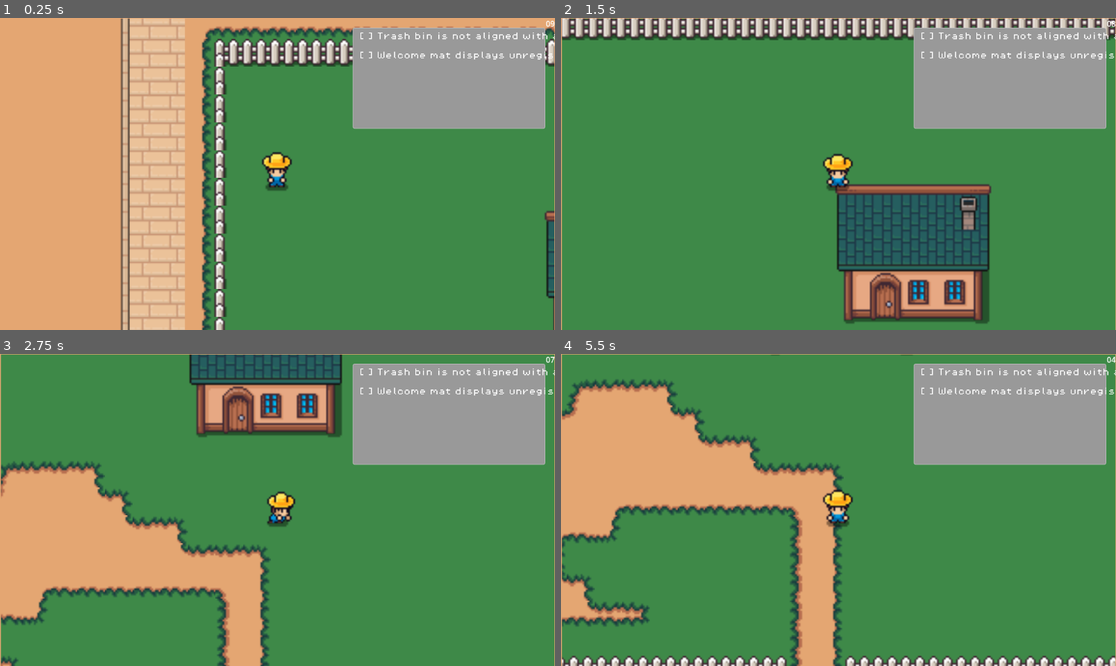
Above: before the commit, frames 1-4 (two rows, left to right).
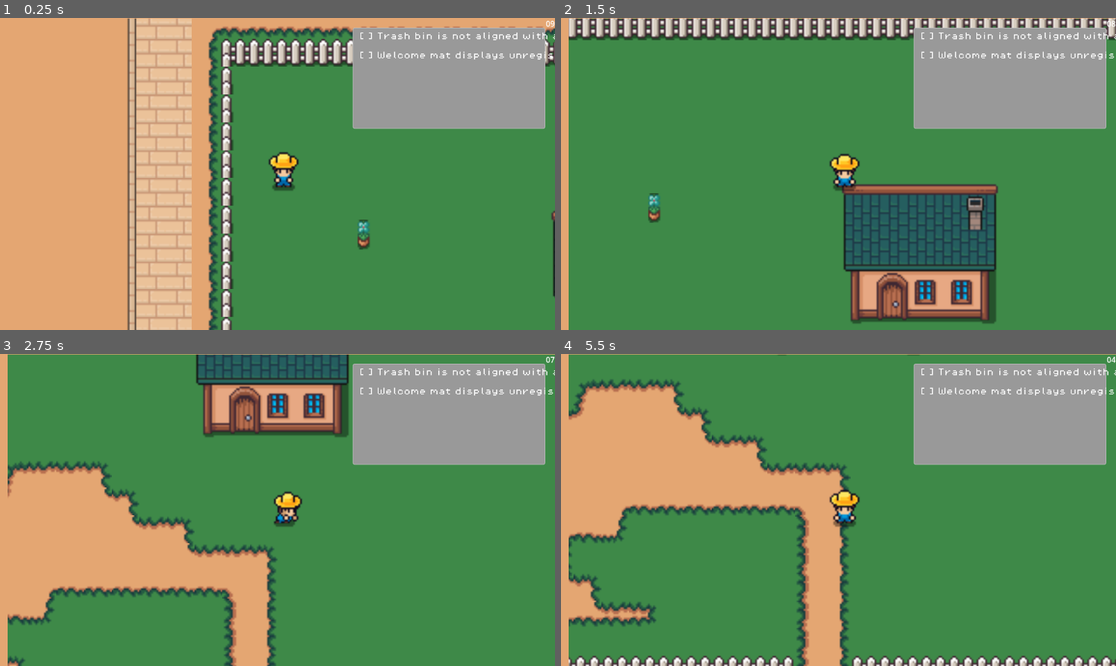
Above: after the commit, the same moments.

Repository: rae-ralston/cosmic-horror-hoa
Game: Godot game, scene res://scenes/game.tscn
The game is run twice, just before and just after one commit, with the same random seed, the same clock (stepped at 60 frames per second) and the same inputs.
Inputs:
- Up to frame 1 (0.25 s): no input
- Up to frame 2 (1.5 s): tap Enter (ui_accept) at 0.5, 0.77, 0.8, 1.07, 1.35 s; hold Right (ui_right) 0.53-1.28 s; hold E (interact, bound only after the commit) 0.53-1.28 s; hold Down (ui_down) from 1.28 s (still down)
- Up to frame 3 (2.75 s): tap Enter (ui_accept) at 1.52, 1.82, 2.3 s; tap E (interact, bound only after the commit) at 1.55 s; release Down (ui_down) at 2.03 s; hold Right (ui_right) from 2.03 s (still down); hold Shift (crawl) from 2.03 s (still down)
- Up to frame 4 (5.5 s): release Right (ui_right) at 2.78 s; release Shift (crawl) at 2.78 s; hold Up (ui_up) 2.78-3.53 s; tap D (dig) at 2.85 s; tap Enter (ui_accept) at 3.02, 3.32, 3.77, 3.8, 4.07, 4.52, 4.82, 5.3 s; tap E (interact, bound only after the commit) at 3.05, 4.55 s; hold Left (ui_left) 3.53-5.03 s; tap P (plow) at 3.6 s; tap W (water) at 4.35 s; hold Down (ui_down) from 5.03 s (still down); hold E (interact, bound only after the commit) from 5.03 s (still down)

The runs differ from the first frame. In frame 1, 12% of the frame differs, in the area x 21-100%, y 0-100%; in frame 2, 12%; in frame 3, 8.6%; in frame 4, 10%.

Commit message:
Rae/add basic inventory (#39)
* feat: basic inventory and picking up items

* clean up

Diff:
--- /dev/null
+++ b/data/items_by_id.gd
@@ -0,0 +1,23 @@
+extends Node
+class_name Items
+
+const ITEMS_BY_ID := {
+	"flower_pot": {
+		"id": "flower_pot",
+		"display_name": "Flower Pot",
+		"pickupable": true,
+		"size_class": "small"
+	},
+	"yard_flamingo": {
+		"id": "yard_flamingo",
+		"display_name": "Yard Flamingo",
+		"pickupable": true,
+		"size_class": "medium"
+	},
+	"welcome_mat": {
+		"id": "welcome_mat",
+		"display_name": "Welcome Mat",
+		"pickupable": true,
+		"size_class": "flat"
+	}
+}
--- a/project.godot
+++ b/project.godot
@@ -19,6 +19,7 @@
 
 CitationsManager="*res://scripts/citations_manager.gd"
 PhaseManager="*res://scripts/phase_manager.gd"
+ItemRegistry="*res://scripts/item_registry.gd"
 
 [input]
 
@@ -43,6 +44,16 @@
 "events": [Object(InputEventKey,"resource_local_to_scene":false,"resource_name":"","device":-1,"window_id":0,"alt_press …(192 unchanged characters)…
 ]
 }
+"Pick up item"={
+"deadzone": 0.2,
+"events": [Object(InputEventKey,"resource_local_to_scene":false,"resource_name":"","device":-1,"window_id":0,"alt_pressed":false,"shift_pressed":false,"ctrl_pressed":false,"meta_pressed":false,"pressed":false,"keycode":0,"physical_keycode":69,"key_label":0,"unicode":101,"location":0,"echo":false,"script":null)
+]
+}
+interact={
+"deadzone": 0.2,
+"events": [Object(InputEventKey,"resource_local_to_scene":false,"resource_name":"","device":-1,"window_id":0,"alt_pressed":false,"shift_pressed":false,"ctrl_pressed":false,"meta_pressed":false,"pressed":false,"keycode":0,"physical_keycode":69,"key_label":0,"unicode":101,"location":0,"echo":false,"script":null)
+]
+}
 
 [rendering]
 
--- a/scenes/game.tscn
+++ b/scenes/game.tscn
@@ -1,11 +1,13 @@
-[gd_scene load_steps=9 format=3 uid="uid://bsneu6mo1x44l"]
+[gd_scene load_steps=12 format=3 uid="uid://bsneu6mo1x44l"]
 
 [ext_resource type="Script" uid="uid://bhyrnlv1g4ay5" path="res://scripts/game.gd" id="1_uwrxv"]
 [ext_resource type="PackedScene" uid="uid://dfxx88ir3r5eg" path="res://scenes/environment.tscn" id="2_yqjtg"]
 [ext_resource type="Script" uid="uid://cil60usxpugy6" path="res://scripts/citations_manager.gd" id="3_lnu2h"]
 [ext_resource type="Script" uid="uid://c8uqcx2xh0341" path="res://scripts/citations_list_ui.gd" id="5_lbhrr"]
 [ext_resource type="PackedScene" uid="uid://j28d6tuyrgp6" path="res://scenes/timer_display.tscn" id="6_p57ef"]
-[ext_resource type="PackedScene" path="res://scenes/player.tscn" id="6_player"]
+[ext_resource type="PackedScene" uid="uid://mdsr1aaoki0k" path="res://scenes/player.tscn" id="6_player"]
+[ext_resource type="Script" uid="uid://h06u2lhc0alq" path="res://scripts/item.gd" id="7_gee14"]
+[ext_resource type="Texture2D" uid="uid://bh177mk48wv3j" path="res://assets/sprites/decor/Flowers.png" id="7_u5sy4"]
 
 [sub_resource type="StyleBoxFlat" id="StyleBoxFlat_p57ef"]
 border_width_left = 1
@@ -30,6 +32,9 @@
 func _process(_delta: float) -> void:
 	pass
 "
+
+[sub_resource type="RectangleShape2D" id="RectangleShape2D_gee14"]
+size = Vector2(5.8485603, 10.246149)
 
 [node name="game" type="Control"]
 layout_mode = 3
@@ -101,9 +106,9 @@
 
 [node name="GameView" type="SubViewportContainer" parent="."]
 layout_mode = 0
-offset_left = 2.0
+offset_left = 16.0
 offset_top = 1.0
-offset_right = 1151.0
+offset_right = 1165.0
 offset_bottom = 651.0
 stretch = true
 
@@ -121,6 +126,20 @@
 
 [node name="player" parent="GameView/GameViewport/World" instance=ExtResource("6_player")]
 
-[node name="Camera2D" type="Camera2D" parent="GameView/GameViewport/World/player"]
+[node name="ItemFlowerPot" type="Area2D" parent="GameView/GameViewport/World"]
+collision_layer = 3
+collision_mask = 3
+script = ExtResource("7_gee14")
+item_id = "\"flower_pot\""
+
+[node name="Sprite2D" type="Sprite2D" parent="GameView/GameViewport/World/ItemFlowerPot"]
+position = Vector2(46.231503, 34.33846)
+texture = ExtResource("7_u5sy4")
+region_enabled = true
+region_rect = Rect2(84, 79.3235, 8.102829, 16.948715)
+
+[node name="CollisionShape2D" type="CollisionShape2D" parent="GameView/GameViewport/World/ItemFlowerPot"]
+position = Vector2(45.81375, 36.692303)
+shape = SubResource("RectangleShape2D_gee14")
 
 [connection signal="citations_changed" from="CitationsManager" to="." method="_on_citations_manager_citations_changed"]
--- a/scenes/player.tscn
+++ b/scenes/player.tscn
@@ -1,11 +1,14 @@
-[gd_scene load_steps=4 format=3 uid="uid://player_scene"]
+[gd_scene load_steps=5 format=3 uid="uid://mdsr1aaoki0k"]
 
 [ext_resource type="Script" path="res://scripts/player.gd" id="1_player"]
-[ext_resource type="Texture2D" uid="uid://d1ppem2khy8qi" path="res://assets/sprites/main_character.png" id="2_main_char"]
+[ext_resource type="Script" uid="uid://cve4uwcqk0ws3" path="res://scripts/player_inventory.gd" id="3_inventory"]
 
 [sub_resource type="CapsuleShape2D" id="CapsuleShape2D_1"]
 radius = 8.0
 height = 16.0
+
+[sub_resource type="CircleShape2D" id="CircleShape2D_g2els"]
+radius = 28.0
 
 [node name="player" type="CharacterBody2D"]
 script = ExtResource("1_player")
@@ -17,5 +20,18 @@
 
 [node name="held_item" type="Sprite2D" parent="."]
 visible = false
+z_index = -1
 position = Vector2(8, -4)
-z_index = -1
+
+[node name="Inventory" type="Node" parent="."]
+script = ExtResource("3_inventory")
+held_items_parent_path = NodePath(".")
+
+[node name="Camera2D" type="Camera2D" parent="."]
+
+[node name="InteractArea" type="Area2D" parent="."]
+collision_layer = 5
+collision_mask = 3
+
+[node name="CollisionShape2D" type="CollisionShape2D" parent="InteractArea"]
+shape = SubResource("CircleShape2D_g2els")
--- a/scripts/citations_list_ui.gd
+++ b/scripts/citations_list_ui.gd
@@ -8,7 +8,6 @@
 	_refresh()
 
 func _on_citations_changed() -> void:
-	print('UI received on citations changed')
 	_refresh()
 
 func _refresh() -> void:
@@ -16,7 +15,6 @@
 		child.queue_free()
 
 	var rows = CitationsManager.get_active_list_for_ui()
-	print("UI refresh Rows: ", rows.size())
 
 	if rows.is_empty():
 		var empty := Label.new()
--- a/scripts/citations_manager.gd
+++ b/scripts/citations_manager.gd
@@ -74,7 +74,6 @@
 	return rows
 
 func start_day():
-	print('starting day!')
 	emit_signal("citations_changed")
 
 func _ready() -> void:
--- a/scripts/game.gd
+++ b/scripts/game.gd
@@ -1,4 +1,6 @@
 extends Control
+class_name World
+
 @onready var CitationsManager: Node = $CitationsManager
 @onready var danger_overlay: ColorRect = $DangerOverlayLayer/DangerOverlay
 
--- /dev/null
+++ b/scripts/item.gd
@@ -0,0 +1,21 @@
+extends Area2D
+class_name Item
+
+@export var item_id: String = ""
+
+var state: Dictionary = {}
+
+func get_item_def() -> Dictionary:
+	return Items.ITEMS_BY_ID.get(item_id, {})
+
+func get_display_name() -> String:
+	var def = get_item_def()
+	return def.get("display_name", "")
+
+func get_icon_texture() -> Texture2D:
+	var def = get_item_def()
+	return def.get("icon_texture", null)
+
+func _ready() -> void:
+	ItemRegistry.register(self)
+	add_to_group("pickup_items")
--- /dev/null
+++ b/scripts/item_registry.gd
@@ -0,0 +1,12 @@
+extends Node
+
+var by_id: Dictionary = {}
+
+func register(item: Item) -> void:
+	by_id[item.item_id] = item
+
+func get_item(id: String) -> Item:
+	return by_id.get(id)
+
+func unregister(id: String) -> void:
+	by_id.erase(id)
--- a/scripts/player.gd
+++ b/scripts/player.gd
@@ -20,13 +20,19 @@
 var is_digging: bool = false
 
 # Inventory system
-var inventory: Array[String] = []
-var held_item: Texture2D = null  # Currently held/carried item texture
-var held_item_name: String = ""
+@onready var inventory: PlayerInventory = $Inventory
+@onready var world: Node2D = get_parent() # World node is the player's parent
+@onready var interact_area: Area2D = $InteractArea
+var nearby_items: Array[Item] = []
 
 @onready var animated_sprite: AnimatedSprite2D = $AnimatedSprite2D
 
+
 func _ready() -> void:
+	#player interact area for picking up items
+	interact_area.area_entered.connect(_on_interact_area_entered)
+	interact_area.area_exited.connect(_on_interact_area_exited)
+
 	# Setup animations from sprite sheet
 	_setup_animations()
 
@@ -34,14 +40,25 @@
 	var held_item_node = get_node_or_null("held_item")
 	if held_item_node:
 		held_item_node.visible = false
-	# Connect to pickup items in the scene
-	_connect_to_pickup_items()
 
 	# Start with idle animation
 	animated_sprite.play("idle_down")
 
 	# Connect animation finished signal for actions like plow
 	animated_sprite.animation_finished.connect(_on_animation_finished)
+
+func _on_interact_area_entered(area: Area2D) -> void:
+	print("ENTER:", area.name, " type=", area.get_class())
+	if area is Item:
+		var item := area as Item
+		nearby_items.append(item)
+		print("nearby +", item.item_id, " node=", item.name)
+
+func _on_interact_area_exited(area: Area2D) -> void:
+	print("EXIT:", area.name)
+	if area is Item:
+		var item:= area as Item
+		nearby_items.erase(item)
 
 func _setup_animations() -> void:
 	var sprite_sheet = preload("res://assets/sprites/main_character.png")
@@ -219,15 +236,47 @@
 
 	animated_sprite.sprite_frames = sprite_frames
 
-func _connect_to_pickup_items() -> void:
-	# Wait a frame for all nodes to be ready
-	await get_tree().process_frame
-	# Find all pickup items in the scene and connect to their signals
-	var pickup_items = get_tree().get_nodes_in_group("pickup_items")
-	for item in pickup_items:
-		if item.has_signal("item_picked_up"):
-			if not item.item_picked_up.is_connected(_on_item_picked_up):
-				item.item_picked_up.connect(_on_item_picked_up)
+func _unhandled_input(event: InputEvent) -> void:
+	if event.is_action_pressed("interact"):
+		_try_interact()
+
+func _try_interact() -> void:
+	# If holding something, drop it
+	if inventory.has_item():
+		var drop_pos := global_position + Vector2(0, 10) # tiny offset so it doesn't sit inside player
+		inventory.drop(drop_pos, get_parent()) # parent is World per your setup
+		print("dropped")
+		return
+
+	# Otherwise pick up nearest
+	var item := _get_nearest_nearby_item()
+	print('nearest item:',item)
+	if item == null:
+		print("no item nearby")
+		return
+
+	if inventory.pickup(item):
+		nearby_items.erase(item)
+		print("picked up:", item.item_id)
+
+func _get_nearest_nearby_item() -> Item:
+	print('in nearest nearby item')
+	print("nearby items", nearby_items)
+	var best: Item = null
+	var best_d := INF
+
+	# Clean nulls, in case something was programaticaly freed
+	for i in range(nearby_items.size() - 1, -1, -1):
+		if nearby_items[i] == null:
+			nearby_items.remove_at(i)
+
+	for item in nearby_items:
+		var d := global_position.distance_to(item.global_position)
+		if d < best_d:
+			best_d = d
+			best = item
+
+	return best
 
 func _physics_process(delta: float) -> void:
 	# Don't process movement while performing actions
@@ -342,39 +391,3 @@
 	# Only change animation if different from current
 	if animated_sprite.animation != anim_name:
 		animated_sprite.play(anim_name)
-
-func _on_item_picked_up(_item: Area2D, item_texture: Texture2D, item_name: String) -> void:
-	# If already holding something, add it to inventory first
-	if held_item_name != "":
-		inventory.append(held_item_name)
-		print("Dropped from hand to inventory: ", held_item_name)
-
-	# Pick up new item and display it
-	held_item = item_texture
-	held_item_name = item_name
-
-	# Show the held item sprite
-	var held_item_node = get_node_or_null("held_item")
-	if held_item_node and held_item:
-		held_item_node.texture = held_item
-		held_item_node.visible = true
-
-	inventory.append(item_name)
-	print("Picked up and now carrying: ", item_name)
-	print("Inventory: ", inventory)
-
-func drop_held_item() -> void:
-	# Drop the currently held item back to inventory
-	if held_item_name != "":
-		print("Dropped: ", held_item_name)
-		held_item = null
-		held_item_name = ""
-		var held_item_node = get_node_or_null("held_item")
-		if held_item_node:
-			held_item_node.visible = false
-
-func get_inventory() -> Array[String]:
-	return inventory
-
-func get_held_item() -> String:
-	return held_item_name
--- /dev/null
+++ b/scripts/player_inventory.gd
@@ -0,0 +1,78 @@
+extends Node
+class_name PlayerInventory
+
+signal held_item_changed (held_item) # held_item: Item or null
+
+var held_item: Item = null
+
+@export var held_items_parent_path: NodePath
+@onready var held_items_parent: Node = get_node_or_null(held_items_parent_path)
+
+func has_item() -> bool:
+	return held_item != null
+
+func get_held_item() -> Item:
+	return held_item
+
+func pickup(item: Item) -> bool:
+	if item == null:
+		return false
+
+	if held_item != null:
+		#TODO: implement item swapping. If you have something in inventory you can't pick anything else up
+		return false
+
+	held_item = item
+
+	# moves under held parent in tree
+	if held_items_parent:
+		item.reparent(held_items_parent)
+
+	#makes non-interactable while held
+	_set_item_held_state(item, true)
+
+	emit_signal("held_item_changed", held_item)
+	return true
+
+func drop(drop_global_pos: Vector2, world_parent: Node = null) -> bool:
+	if(held_item == null):
+		return false
+
+	var item := held_item
+	held_item = null
+
+	# Reparent/give item back to world instead of player
+	if world_parent:
+		item.reparent(world_parent)
+
+	item.global_position = drop_global_pos
+	_set_item_held_state(item, false)
+
+	emit_signal("held_item_changed", null)
+	return true
+
+func _set_item_held_state(item: Item, is_held: bool) -> void:
+	item.visible = not is_held
+	#disables item collisions when held
+	item.monitoring = not is_held
+	item.monitorable = not is_held
+
+	#disables children collision shapes when held
+	var col := item.get_node_or_null("CollisionShape2D")
+	if col:
+		col.disabled = is_held
+
+func get_item_def() -> Dictionary:
+	if held_item == null:
+		return {}
+	return held_item.get_item_def()
+
+func get_held_item_name() -> String:
+	if held_item == null:
+		return ""
+	return held_item.get_display_name()
+
+func get_held_item_icon() -> Texture2D:
+	if held_item == null:
+		return null
+	return held_item.get_icon_texture()
Not shown, added: data/items_by_id.gd.uid
Not shown, added: scripts/item.gd.uid
Not shown, added: scripts/item_registry.gd.uid
Not shown, added: scripts/player_inventory.gd.uid
